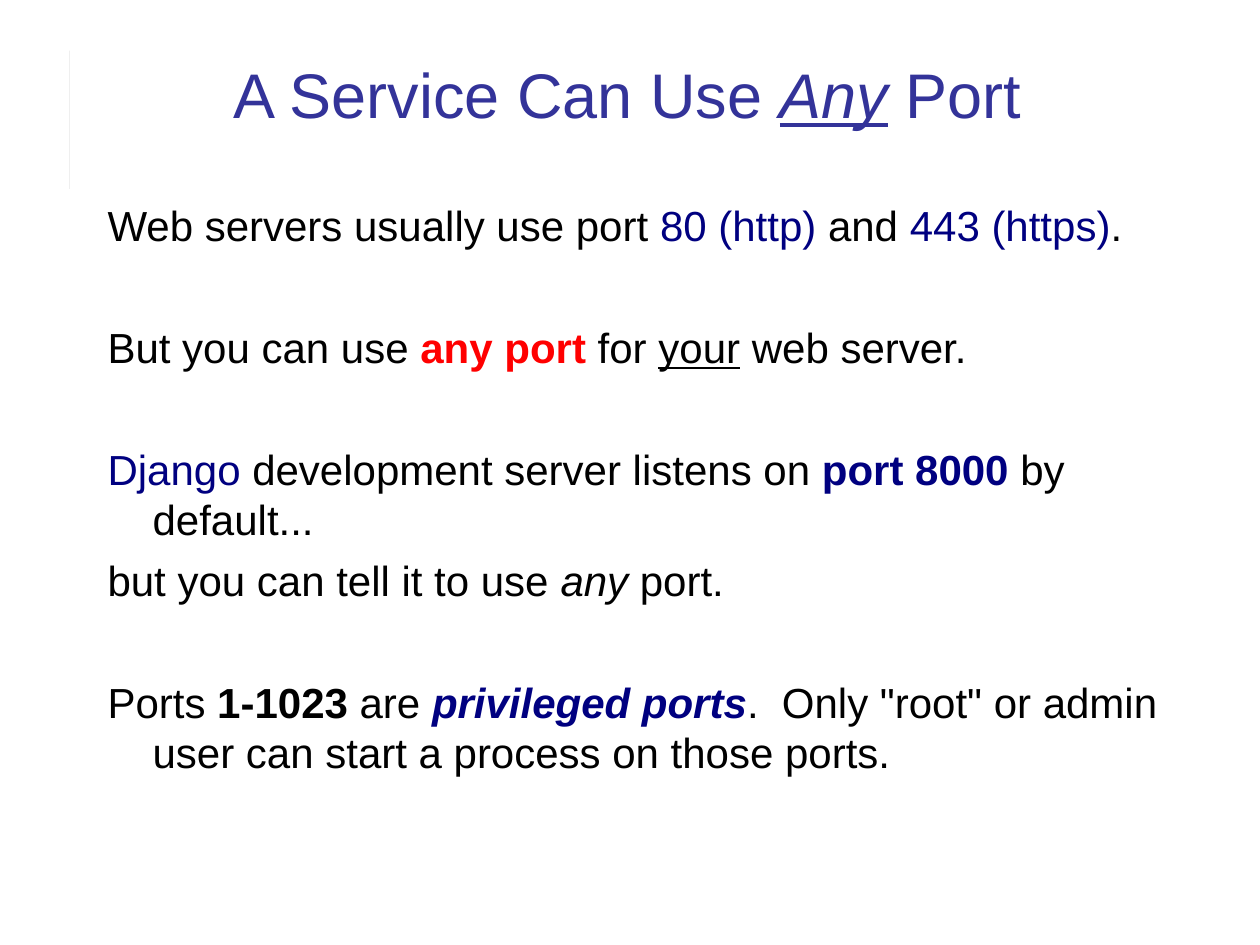
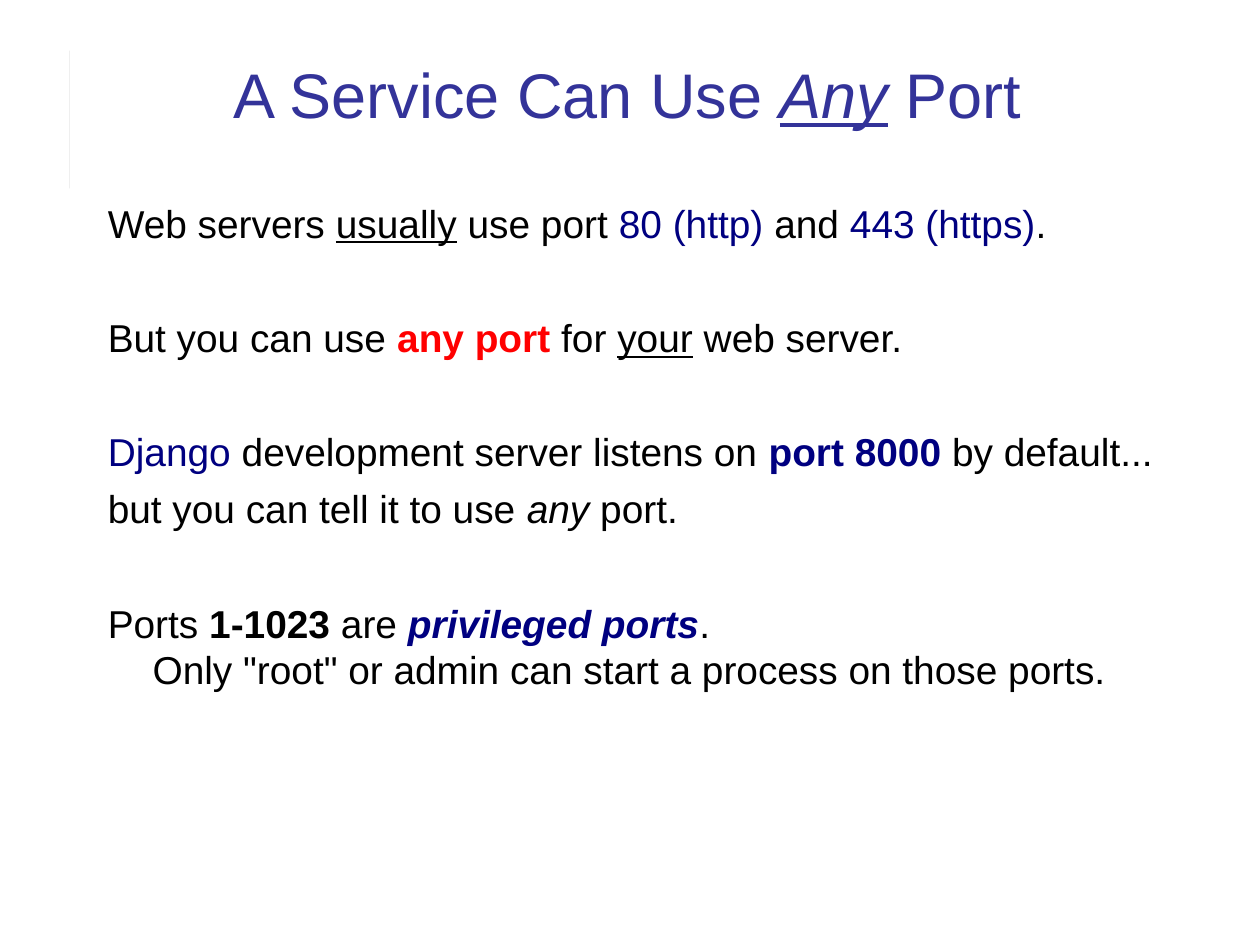
Before and after one commit to cpske/ISP, a slide deck: slide 12 of web/HTTP.ppt. Drawn at 1260x945 pixels with LibreOffice and Linux fonts; fonts in the diff are those of the drawing. Boxes give left, top, right and bottom in pixels: in the first picture for what was removed or moved away, otherwise in the second. Text is boxed around its words. In the diff, an @@ line names an element or a change of style, - is before the commit and + after.

Commit message:
update slides on HTTP

```diff
--- a/web/HTTP.ppt
+++ b/web/HTTP.ppt
@@ text at (108, 210, 1153, 531): size 24 to 22.2 pt in "Web servers usually use port 80 (http) ...", "But you can use any port for ...", "Django development server listens on port 8000 ...", "but you can tell it to use ..."; underline on in "usually" @@
@@ text at (108, 610, 1105, 692): text changed; size 24 to 22.2 pt @@
-Ports 1-1023 are privileged ports. Only "root" or admin user can start a process on those ports.
+Ports 1-1023 are privileged ports.
+Only "root" or admin can start a process on those ports.
```
Also in this commit, not shown: 29 other slides changed, 4 slides added, 1 other file.
